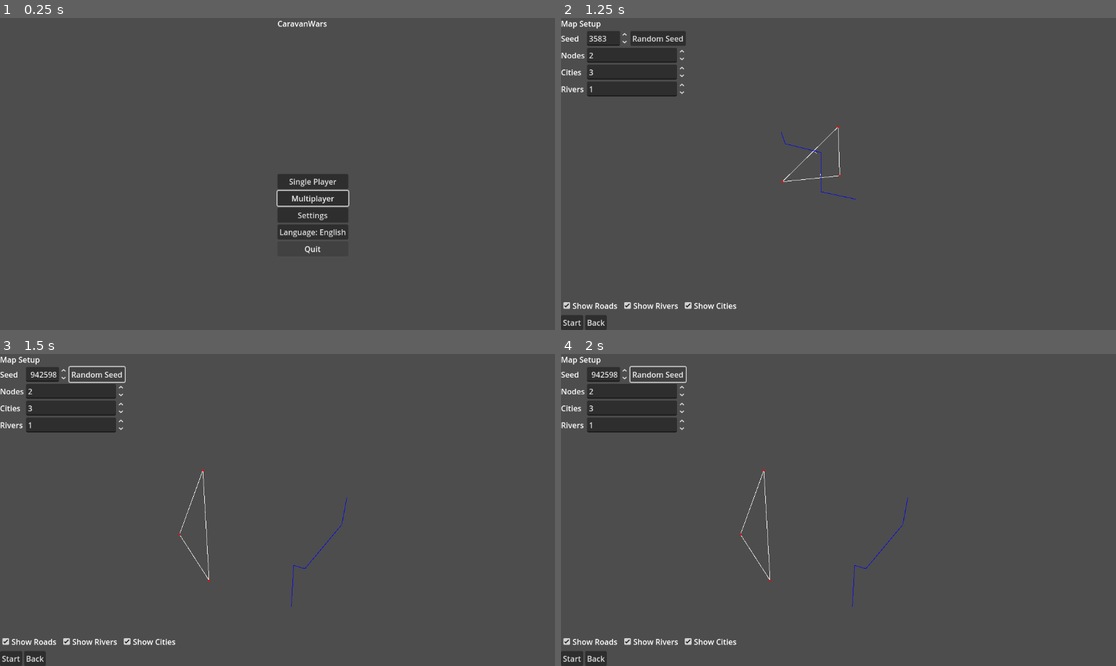
Above: before the commit, frames 1-4 (two rows, left to right).
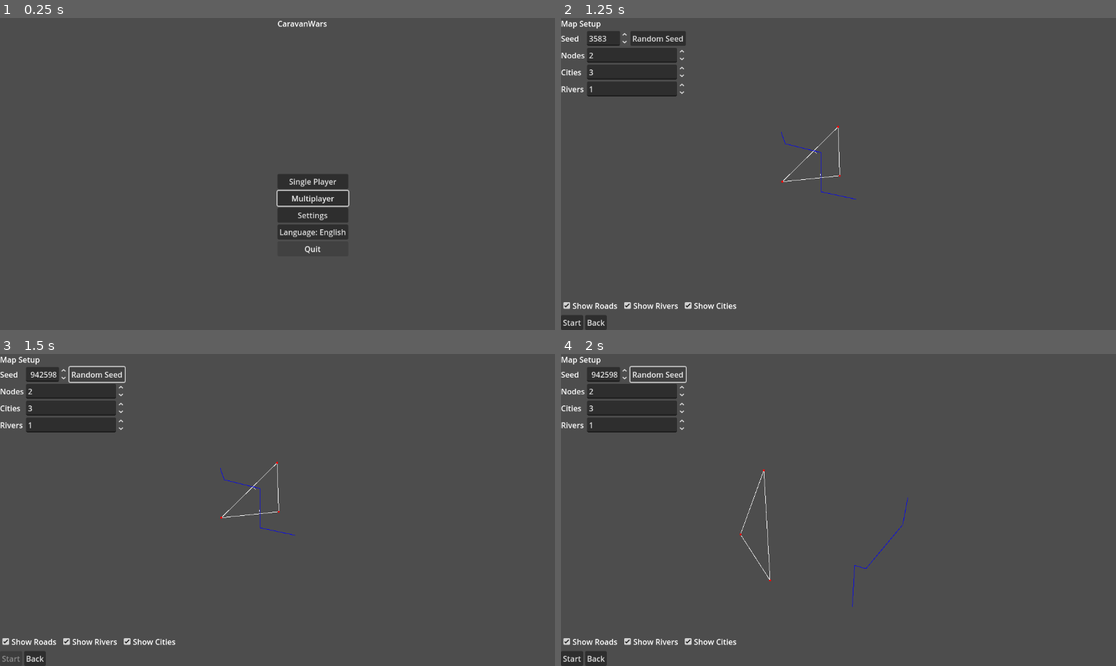
Above: after the commit, the same moments.

Repository: sepa79/CaravanWars
Game: Godot game, scene res://scenes/Main.tscn
Same seed, same stepped clock (60 frames per second), same inputs: the game is played once before the commit and once after it.
Inputs:
- Up to frame 1 (0.25 s): no input
- Up to frame 2 (1.25 s): click "Single Player" at 0.5 s
- Up to frame 3 (1.5 s): click "Random Seed" at 1.25 s
- Up to frame 4 (2 s): no input

Frames 1-2 are identical in both runs. In frame 3, 0.4% of the frame differs, in the area x 0-63%, y 34-99%; in frame 4, nothing differs.

Commit message:
Debounce map generation and disable start during process

Diff:
--- a/game/ui/MapSetupScreen.gd
+++ b/game/ui/MapSetupScreen.gd
@@ -21,6 +21,8 @@
 @onready var main_ui: VBoxContainer = $VBox
 @onready var connecting_ui: Control = preload("res://scenes/Connecting.tscn").instantiate()
 
+var debounce_timer: Timer = Timer.new()
+
 var current_map: Dictionary = {}
 var previous_state: String = Net.state
 
@@ -28,6 +30,10 @@
     I18N.language_changed.connect(_update_texts)
     Net.state_changed.connect(_on_net_state_changed)
     add_child(connecting_ui)
+    add_child(debounce_timer)
+    debounce_timer.one_shot = true
+    debounce_timer.wait_time = 0.3
+    debounce_timer.timeout.connect(_generate_map)
     random_seed_button.pressed.connect(_on_random_seed_pressed)
     start_button.pressed.connect(_on_start_pressed)
     back_button.pressed.connect(_on_back_pressed)
@@ -59,6 +65,7 @@
     back_button.text = I18N.t("menu.back")
 
 func _generate_map() -> void:
+    start_button.disabled = true
     var params := MapGeneratorModule.MapGenParams.new(
         int(seed_spin.value),
         int(nodes_spin.value),
@@ -72,9 +79,12 @@
     var generator := MapGeneratorModule.new(params)
     current_map = generator.generate()
     map_view.set_map_data(current_map)
+    start_button.disabled = false
 
 func _on_params_changed(_value: float) -> void:
-    _generate_map()
+    start_button.disabled = true
+    debounce_timer.stop()
+    debounce_timer.start()
 
 func _on_show_roads_toggled(pressed: bool) -> void:
     map_view.set_show_roads(pressed)
@@ -90,7 +100,7 @@
     var random_value: int = randi() % int(seed_spin.max_value)
     seed_spin.value = random_value
     seed_spin.set_block_signals(false)
-    _generate_map()
+    _on_params_changed(0.0)
 
 func _on_start_pressed() -> void:
     match Net.run_mode:
